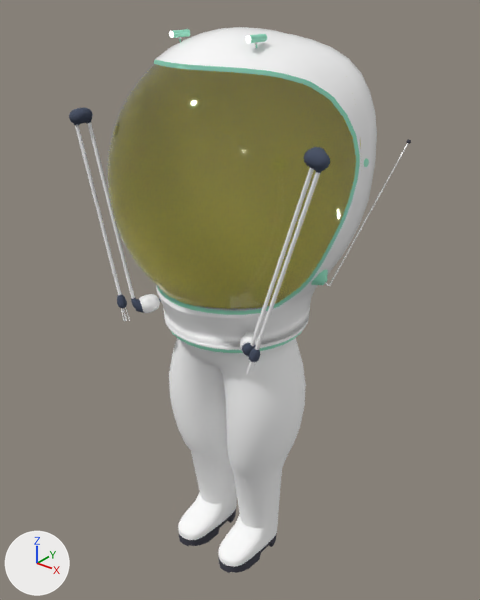
The glTF model Assets/Spacesuit/Spacesuit_Prop.glb, before and after one commit.
Camera for both pictures: a 50 mm lens placed at (1.311, -1.62, 2.067), pointed at (-0.016, 0.039, 1.038). Arrows for +X, +Y and +Z are at lower left; the lights stay in place. Objects named as collision shapes, trigger or cutter boxes, shadow casters or lower levels of detail are left out. Where no turn or scale is listed for an object, it has been applied to the vertices.

Objects in the first picture: 'Spacesuit_Prop'.
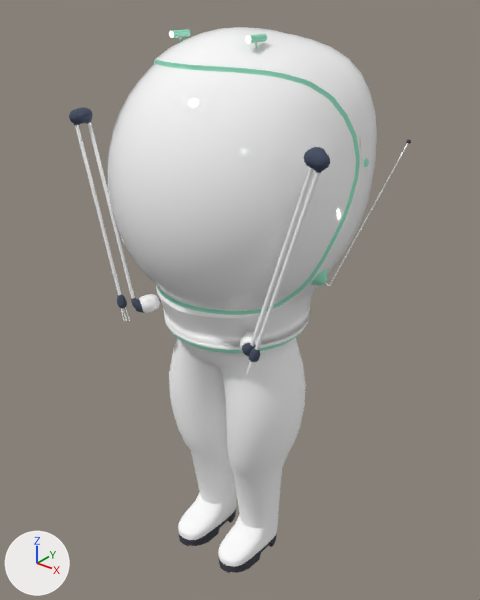
The change, as a diff of the scene's bpy script:
```diff
--- a/Assets/Spacesuit/Spacesuit_Prop.glb.py
+++ b/Assets/Spacesuit/Spacesuit_Prop.glb.py
@@ mat_glass @@
 mat_glass.roughness = 0.0
-mat_glass.transmission_weight = 1.0
```

Pixel boxes (x1, y1, x2, y2) of what changed, in the pictures (480 x 600 px):
'Spacesuit_Prop', surface changed (yellow to white): (74, 61, 359, 314) in both
